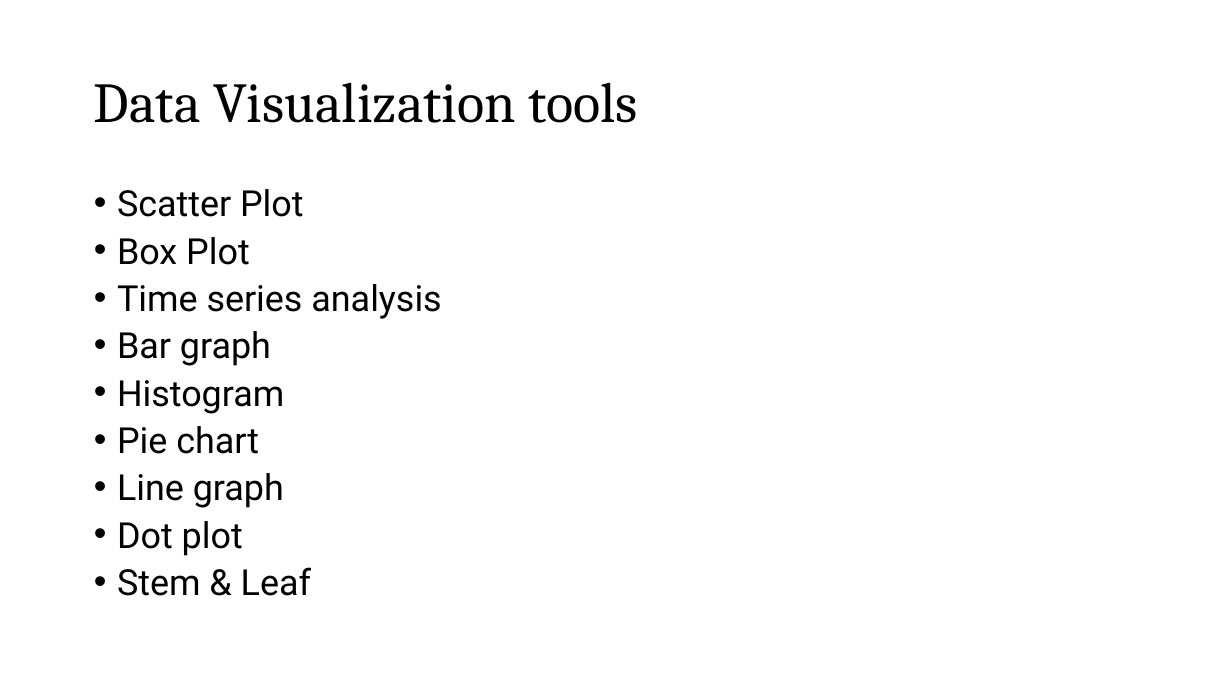
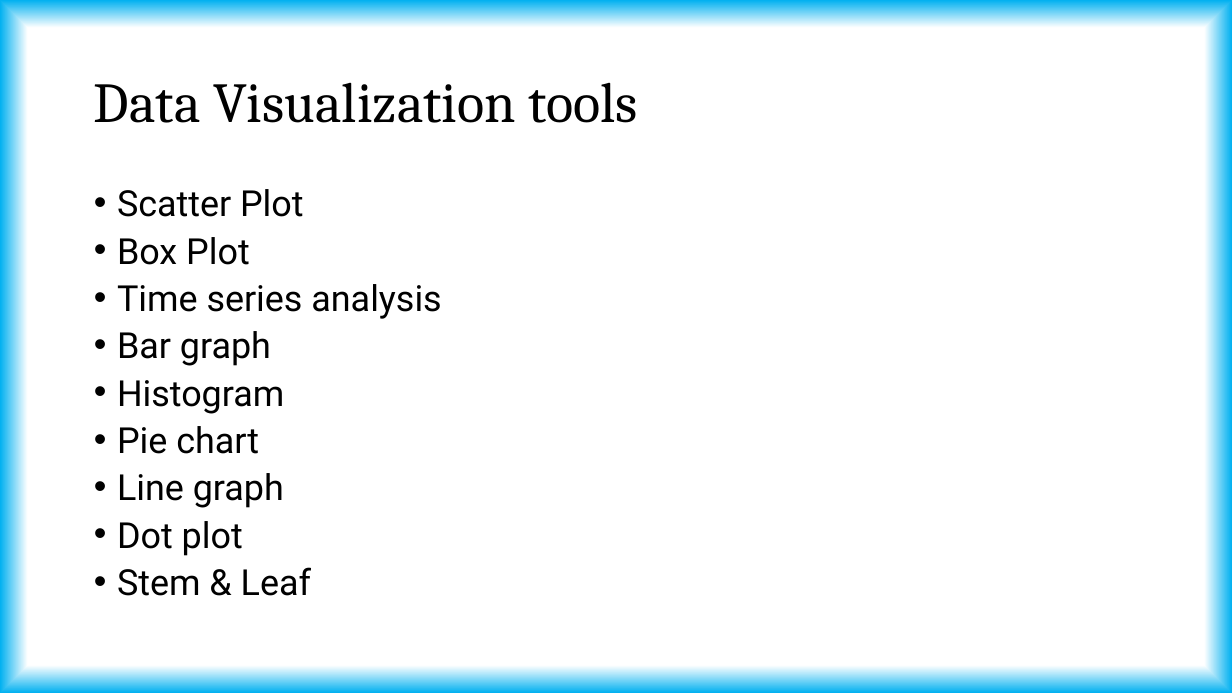
Before and after one commit to tanmoyie/Applied-Statistics, a slide deck: slide 6 of Introduction to Data Visualization with Python.pptx (slide 4 before the commit). Drawn at 1232x693 pixels with LibreOffice and Linux fonts; fonts in the diff are those of the drawing. Boxes give left, top, right and bottom in pixels: in the first picture for what was removed or moved away, otherwise in the second. Text is boxed around its words. In the diff, an @@ line names an element or a change of style, - is before the commit and + after.

```diff
--- a/Introduction to Data Visualization with Python.pptx
+++ b/Introduction to Data Visualization with Python.pptx
@@ background #FFFFFF to gradient #FFFFFF to #00B0F0 @@
```
Also in this commit, not shown: 4 other slides changed, 3 slides added, 5 other files.
